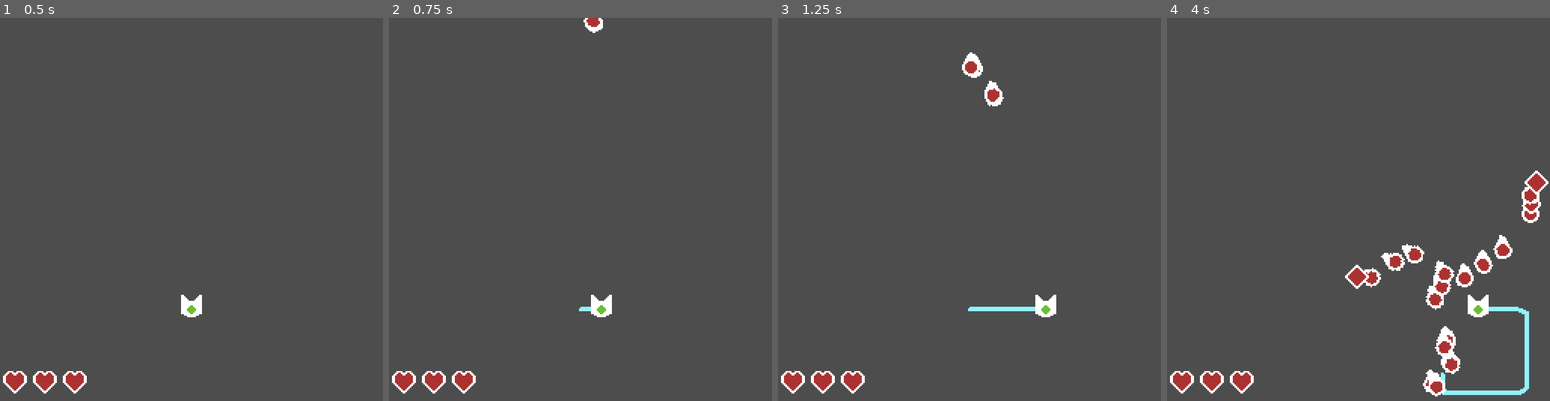
Above: before the commit, frames 1-4 (left to right).
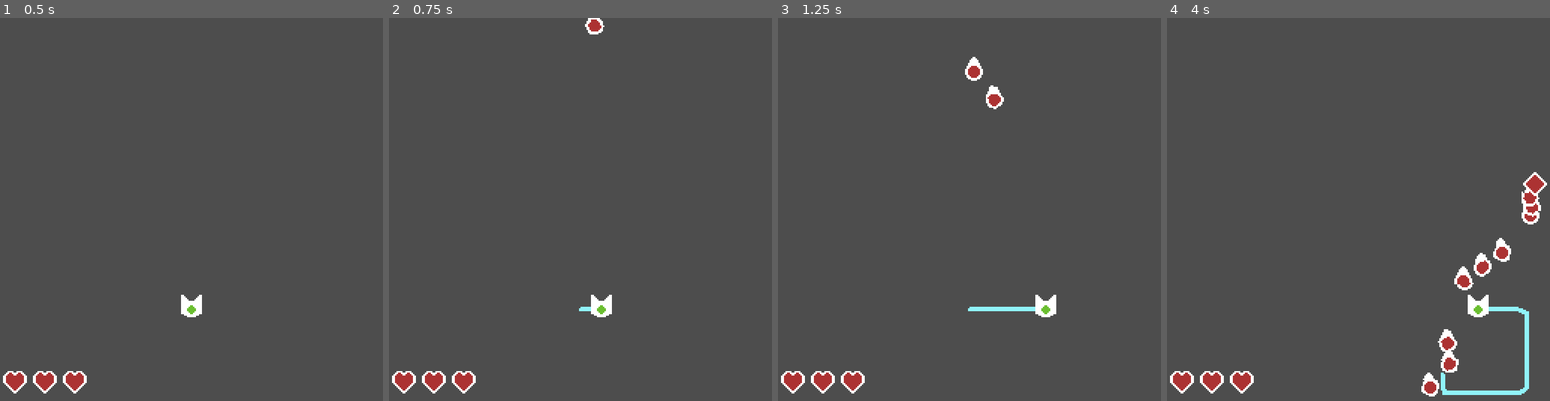
Above: after the commit, the same moments.

Repository: kennethbchen/Bullet-Wrangler-Game
Game: Godot game, scene res://Game.tscn
The game is run twice, just before and just after one commit, with the same random seed, the same clock (stepped at 60 frames per second) and the same inputs.
Inputs:
- Up to frame 1 (0.5 s): no input
- Up to frame 2 (0.75 s): tap Enter at 0.5 s; hold D (Right) from 0.53 s (still down); hold Space (Attack) from 0.53 s (still down)
- Up to frame 3 (1.25 s): keep holding D (Right); keep holding Space (Attack)
- Up to frame 4 (4 s): release D (Right) at 1.28 s; release Space (Attack) at 1.28 s; hold S (Down) 1.28-2.03 s; tap Space (Attack) at 1.35, 2.85 s; hold D (Right) 2.03-2.78 s; hold Space (Attack) 2.03-2.78 s; hold W (Up) 2.78-3.53 s; hold A (Left) from 3.53 s (still down); hold Space (Attack) from 3.53 s (still down)

Frame 1 is identical in both runs. In frame 2, 0.1% of the frame differs, in the area x 50-57%, y 0-5%; in frame 3, 0.4%; in frame 4, 2.4%, in the area x 46-100%, y 39-99%.

Commit message:
Implemented enemy spawning on timer

Diff:
--- a/Game.tscn
+++ b/Game.tscn
@@ -146,6 +146,8 @@
 enemy_target = NodePath("../Player")
 max_enemies = 2
 
+[node name="SpawnTimer" type="Timer" parent="EnemyOrchestrator"]
+
 [node name="SpawnPoint" type="Marker2D" parent="EnemyOrchestrator"]
 position = Vector2(128, -56)
 
@@ -223,6 +225,11 @@
 position = Vector2(0, 3)
 texture = ExtResource("4_7p6tv")
 
+[connection signal="game_started" from="." to="GameTimer" method="_on_game_start"]
+[connection signal="game_started" from="." to="EnemyOrchestrator" method="_on_game_start"]
+[connection signal="game_stopped" from="." to="GameTimer" method="_on_game_stop"]
+[connection signal="game_stopped" from="." to="EnemyOrchestrator" method="_on_game_stop"]
+[connection signal="timeout" from="EnemyOrchestrator/SpawnTimer" to="EnemyOrchestrator" method="_on_spawn_timer_timeout"]
 [connection signal="player_died" from="Player" to="." method="_on_player_died"]
 [connection signal="area_entered" from="Player/Hurtbox" to="Player" method="_on_hurtbox_area_entered"]
 [connection signal="body_entered" from="Player/Hurtbox" to="Player" method="_on_hurtbox_body_entered"]
--- a/Scripts/Enemy.gd
+++ b/Scripts/Enemy.gd
@@ -30,7 +30,6 @@
 
 	if current_patrol_target == null or global_position.distance_to(current_patrol_target.global_position) < patrol_max_radius:
 		current_patrol_target = patrol_point_parent.get_children()[rand.randi_range(0, patrol_point_parent.get_children().size() - 1)]
-		print(current_patrol_target)
 
 	velocity += (current_patrol_target.position - global_position).normalized() * speed * delta
 
--- a/Scripts/EnemyOrchestrator.gd
+++ b/Scripts/EnemyOrchestrator.gd
@@ -6,8 +6,10 @@
 @export var enemy_target: Node2D
 
 @export_category("Spawn Parameters")
-@export var enemy_spawn_delay: float = 15
+@export var enemy_spawn_delay: float = 20
 @export_range(1, 2, 1, "or_greater") var max_enemies: int = 1
+
+@onready var spawn_timer: Timer = $SpawnTimer
 
 @onready var enemy_parent: Node = $Enemies
 @onready var spawn_point: Marker2D = $SpawnPoint
@@ -21,19 +23,34 @@
 	assert(enemy_scene is PackedScene)
 	assert(enemy_target is Node2D)
 
-# Called every frame. 'delta' is the elapsed time since the previous frame.
-func _process(delta):
+
+
+func _create_enemy() -> void:
+	var new_enemy = enemy_scene.instantiate() as Enemy
+	enemy_parent.add_child(new_enemy)
+
+	new_enemy.init(patrol_points_parent, enemy_target)
+	new_enemy.global_position = spawn_point.global_position
+
+func get_num_enemies() -> int:
+	return enemy_parent.get_child_count()
+
+func _on_spawn_timer_timeout():
 
 	if get_num_enemies() < max_enemies:
 
-		var new_enemy = enemy_scene.instantiate() as Enemy
-		enemy_parent.add_child(new_enemy)
-
-		new_enemy.init(patrol_points_parent, enemy_target)
-		new_enemy.global_position = spawn_point.global_position
+		_create_enemy()
 
 
+	spawn_timer.wait_time = enemy_spawn_delay
+	spawn_timer.start()
 
+func _on_game_start():
 
-func get_num_enemies() -> int:
-	return enemy_parent.get_child_count()
+	_on_spawn_timer_timeout()
+
+	spawn_timer.wait_time = enemy_spawn_delay
+	spawn_timer.start()
+
+func _on_game_stop():
+	pass
--- a/Scripts/Game.gd
+++ b/Scripts/Game.gd
@@ -6,10 +6,14 @@
 
 var game_over: bool = false
 
+signal game_started()
+signal game_stopped()
+
 # Called when the node enters the scene tree for the first time.
 func _ready():
 	game_over_ui.hide()
-	game_timer.start()
+
+	game_started.emit()
 
 
 # Called every frame. 'delta' is the elapsed time since the previous frame.
@@ -21,3 +25,4 @@
 func _on_player_died():
 	game_over_ui.show()
 	game_over = true
+	game_stopped.emit()
--- a/Scripts/Stopwatch.gd
+++ b/Scripts/Stopwatch.gd
@@ -4,8 +4,28 @@
 
 var start_time: float = -1
 
+var stop_time: float = -1
+
 func start():
 	start_time = Time.get_ticks_msec()
+	stop_time = -1
+
+func stop():
+	stop_time = Time.get_ticks_msec()
 
 func get_elapsed_seconds():
-	return (Time.get_ticks_msec() - start_time) / 1000
+
+	var end_time: float
+	if stop_time == -1:
+		end_time = Time.get_ticks_msec()
+	else:
+		end_time = stop_time
+
+
+	return (end_time - start_time) / 1000
+
+func _on_game_start():
+	start()
+
+func _on_game_stop():
+	stop()
